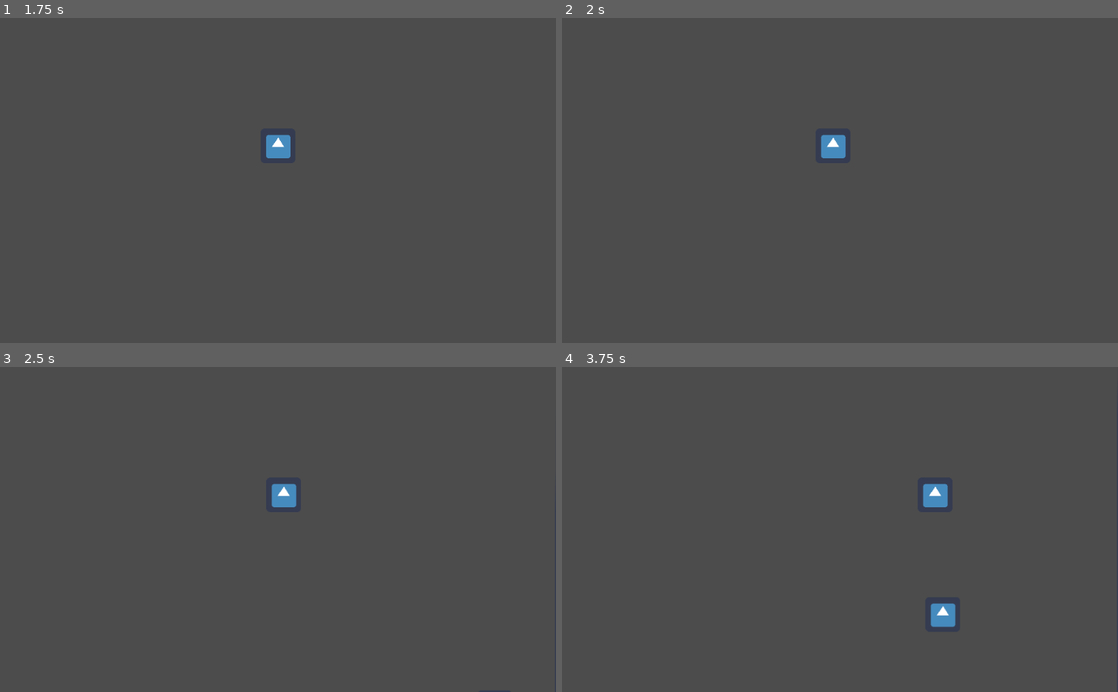
Above: before the commit, frames 1-4 (two rows, left to right).
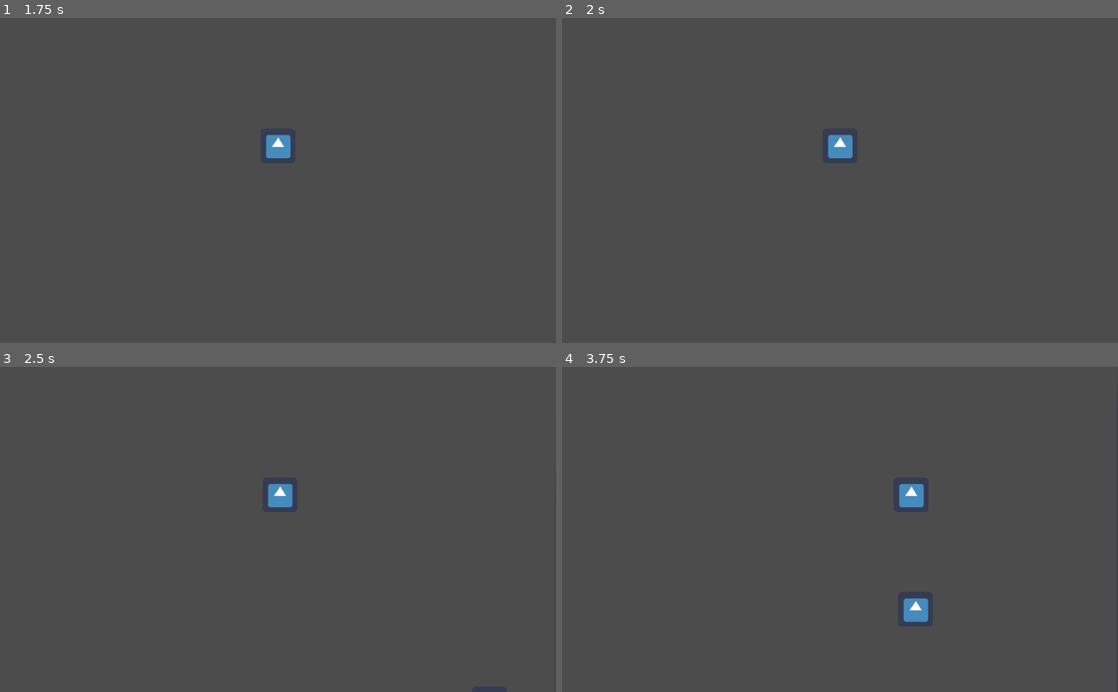
Above: after the commit, the same moments.

Repository: kevinMG01/caida_V_R_K
Game: Godot game, scene res://Nivel_1/Nivel_1.tscn
Two runs of this game, one before a commit and one after it. Both use one fixed random seed, a clock stepped at 60 frames per second and the inputs below. The project has no main scene, so this scene is started directly. The engine's default icon, where the game draws it, is replaced by a stand-in: a white triangle on a blue panel in a dark square.
Inputs:
- Up to frame 1 (1.75 s): tap Enter (ui_accept) at 0.5, 0.6, 0.77, 1.07, 1.35, 1.52 s; hold Right (ui_right) 0.53-1.28 s; hold Left (ui_left) from 1.28 s (still down)
- Up to frame 2 (2 s): keep holding Left (ui_left); tap Enter (ui_accept) at 1.82 s
- Up to frame 3 (2.5 s): release Left (ui_left) at 2.03 s; hold Right (ui_right) from 2.03 s (still down); tap Enter (ui_accept) at 2.1 s
- Up to frame 4 (3.75 s): tap Enter (ui_accept) at 2.85, 3.02, 3.32, 3.6 s; release Right (ui_right) at 3.53 s; hold Left (ui_left) from 3.53 s (still down)

Frame 1 is identical in both runs. In frame 2, 0.2% of the frame differs, in the area x 46-53%, y 35-44%; in frame 3, 0.2%; in frame 4, 1.3%, in the area x 60-71%, y 35-81%.

Commit message:
pawer up
no tocar

Diff:
--- a/Player/Player.gd
+++ b/Player/Player.gd
@@ -6,7 +6,8 @@
 
 #powuer up
 var power_up = 0
-var cantidad_power = 280
+var cant_pawer = 1
+var vel_power = 280
 
 var gravedad = 70
 var masa = 2
@@ -16,11 +17,12 @@
 		move()
 	if power_up == 1:
 		move_pawer_up()
-
-	if Input.is_action_just_pressed("ui_accept"):
-		power_up = 1
-		yield(get_tree().create_timer(1,5),"timeout")
-		power_up = 0
+	if cant_pawer == 1:
+		if Input.is_action_just_pressed("ui_accept"):
+			power_up = 1
+			yield(get_tree().create_timer(1,5),"timeout")
+			power_up = 0
+			cant_pawer = 0
 
 
 	movimiento = move_and_slide(movimiento)
@@ -40,7 +42,7 @@
 func move_pawer_up():
 	movimiento.x = 0
 	if Input.is_action_pressed("ui_left"):
-		movimiento.x -= cantidad_power
+		movimiento.x -= vel_power
 
 	if Input.is_action_pressed("ui_right"):
-		movimiento.x += cantidad_power
+		movimiento.x += vel_power
